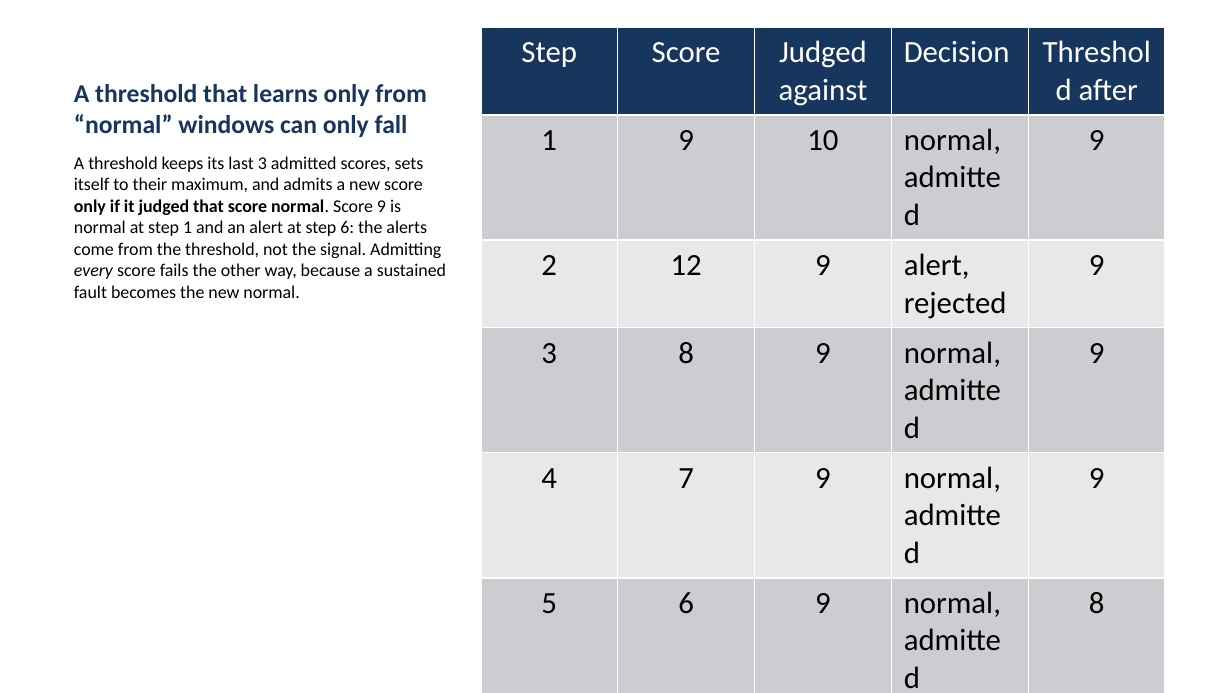
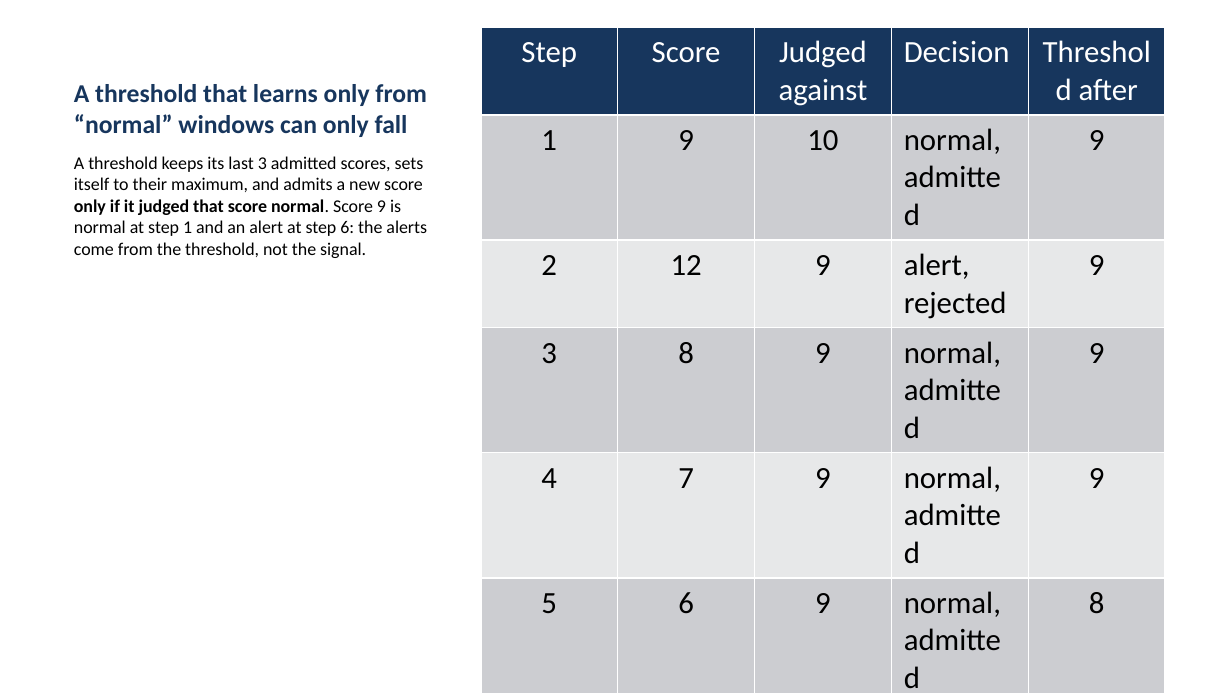
Before and after one commit to chowparty/Reliable-Alerting, a slide deck: slide 4 of deliverables/Phase-I-Slides.pptx (slide 2 before the commit). Drawn at 1232x693 pixels with LibreOffice and Linux fonts; fonts in the diff are those of the drawing. Boxes give left, top, right and bottom in pixels: in the first picture for what was removed or moved away, otherwise in the second. Text is boxed around its words. In the diff, an @@ line names an element or a change of style, - is before the commit and + after.

Commit message:
docs(deliverables): rebuild the report and the 15-slide deck
Built with scripts/build_deliverables.sh, without the logo, after every check passed. The report changes only in Figure 2's labels; the deck gains the two foundation slides. The checksums are refreshed.

```diff
--- a/deliverables/Phase-I-Slides.pptx
+++ b/deliverables/Phase-I-Slides.pptx
@@ text at bbox=[74, 156, 427, 258]: text changed @@
-A threshold keeps its last 3 admitted scores, sets itself to their maximum, and admits a new score only if it judged that score normal. Score 9 is normal at step 1 and an alert at step 6: the alerts come from the threshold, not the signal. Admitting every score fails the other way, because a sustained fault becomes the new normal.
+A threshold keeps its last 3 admitted scores, sets itself to their maximum, and admits a new score only if it judged that score normal. Score 9 is normal at step 1 and an alert at step 6: the alerts come from the threshold, not the signal.
```
Also in this commit, not shown: 3 other slides changed, 2 slides added, 1 slide removed, 3 other files.
